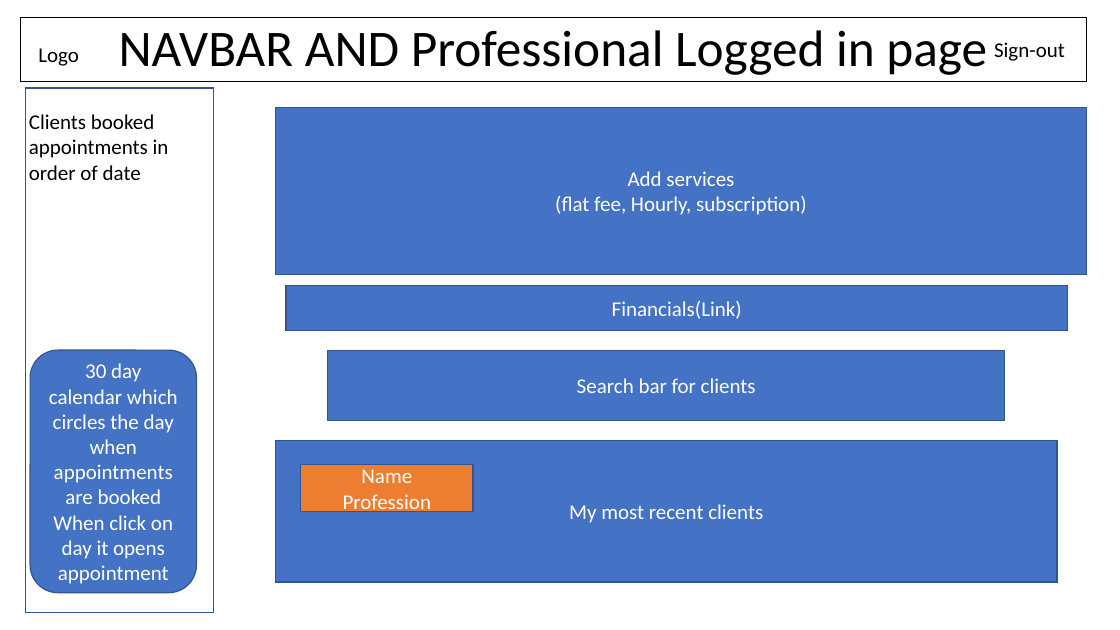
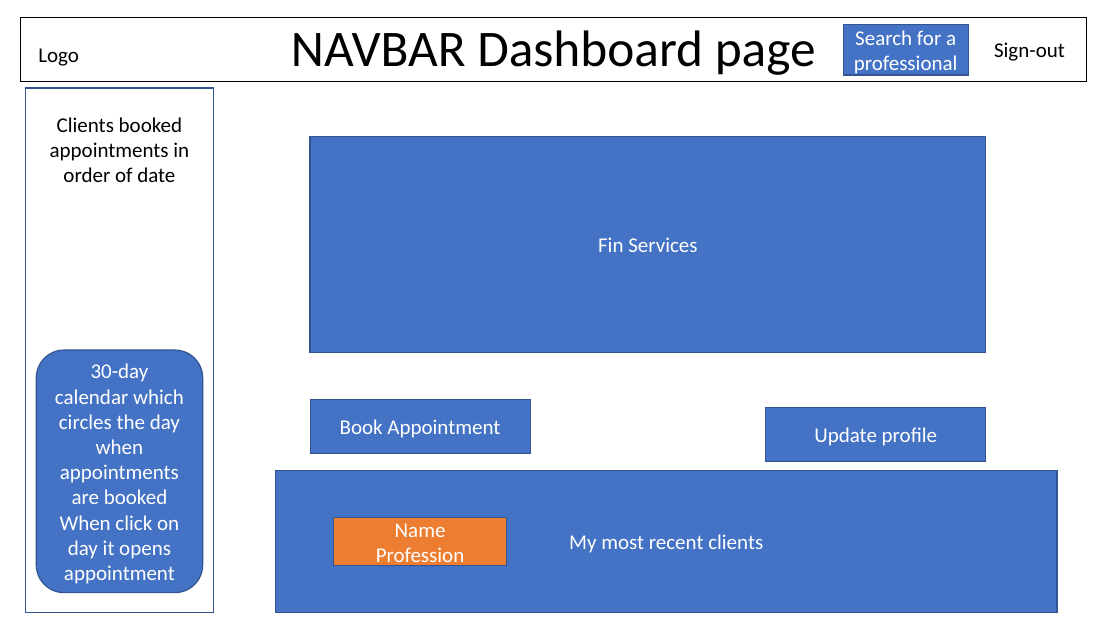
Before and after one commit to breakfireaus/Inter-book, a slide deck: slide 3 of File documents/Wireframe.pptx (slide 6 before the commit). Drawn at 1120x630 pixels with LibreOffice and Linux fonts; fonts in the diff are those of the drawing. Boxes give left, top, right and bottom in pixels: in the first picture for what was removed or moved away, otherwise in the second. Text is boxed around its words. In the diff, an @@ line names an element or a change of style, - is before the commit and + after.

```diff
--- a/File documents/Wireframe.pptx
+++ b/File documents/Wireframe.pptx
@@ rectangle added at [844, 24, 969, 75], fill #4472C4, outline #325491 1 pt, 18 pt, text #FFFFFF @@
+Search for a professional
@@ title at [291, 30, 816, 75]: text changed @@
-NAVBAR AND Professional Logged in page
+NAVBAR Dashboard page
@@ text "Clients booked appointments in order ...": place and size @@
-text "Clients booked appointments in order ..." at [29, 114, 169, 180]
+text "Clients booked appointments in order ..." at [50, 117, 189, 182]
@@ text "Clients booked appointments in order ..." at [50, 117, 189, 182]: alignment left to centre @@
@@ rectangle removed at [276, 108, 1086, 275] @@
-Add services
-(flat fee, Hourly, subscription)
@@ rectangle added at [310, 136, 986, 352], fill #4472C4, outline #325491 1 pt, 18 pt, text #FFFFFF @@
+Fin Services
@@ rectangle removed at [287, 286, 1068, 331] @@
-Financials(Link)
@@ rounded rectangle "30-day calendar which circles the ...": place and size @@
-rounded rectangle "30-day calendar which circles the ..." at [30, 350, 197, 593]
+rounded rectangle "30-day calendar which circles the ..." at [36, 350, 202, 593]
@@ rectangle removed at [328, 350, 1005, 421] @@
-Search bar for clients
@@ text in rounded rectangle at [55, 363, 184, 504]: text changed @@
-30 day calendar which circles the day when appointments are booked
+30-day calendar which circles the day when appointments are booked
@@ rectangle added at [310, 399, 530, 453], fill #4472C4, outline #325491 1 pt, 18 pt, text #FFFFFF @@
+Book Appointment
@@ rectangle added at [766, 408, 986, 461], fill #4472C4, outline #325491 1 pt, 18 pt, text #FFFFFF @@
+Update profile
@@ rectangle "My most recent clients": place and size @@
-rectangle "My most recent clients" at [276, 441, 1057, 582]
+rectangle "My most recent clients" at [276, 471, 1057, 613]
@@ rectangle "Name": place and size @@
-rectangle "Name" at [301, 465, 473, 513]
+rectangle "Name" at [334, 518, 507, 565]
```
Also in this commit, not shown: 4 other slides changed, 1 slide removed, 5 other files.
